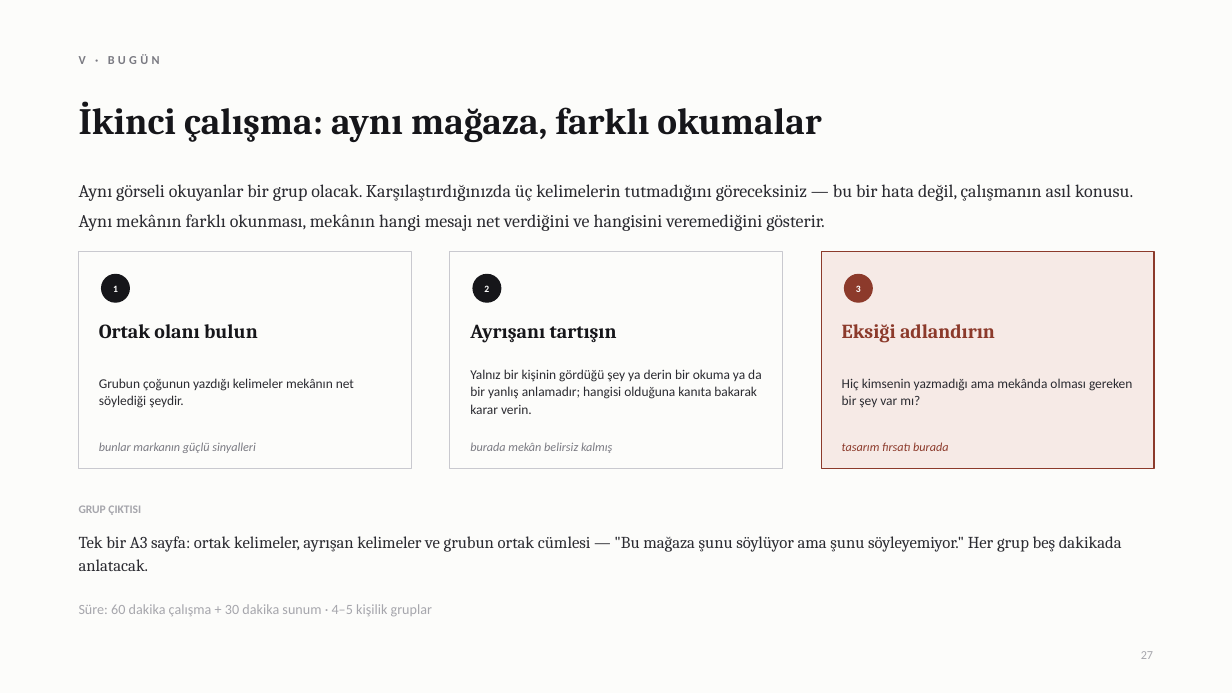
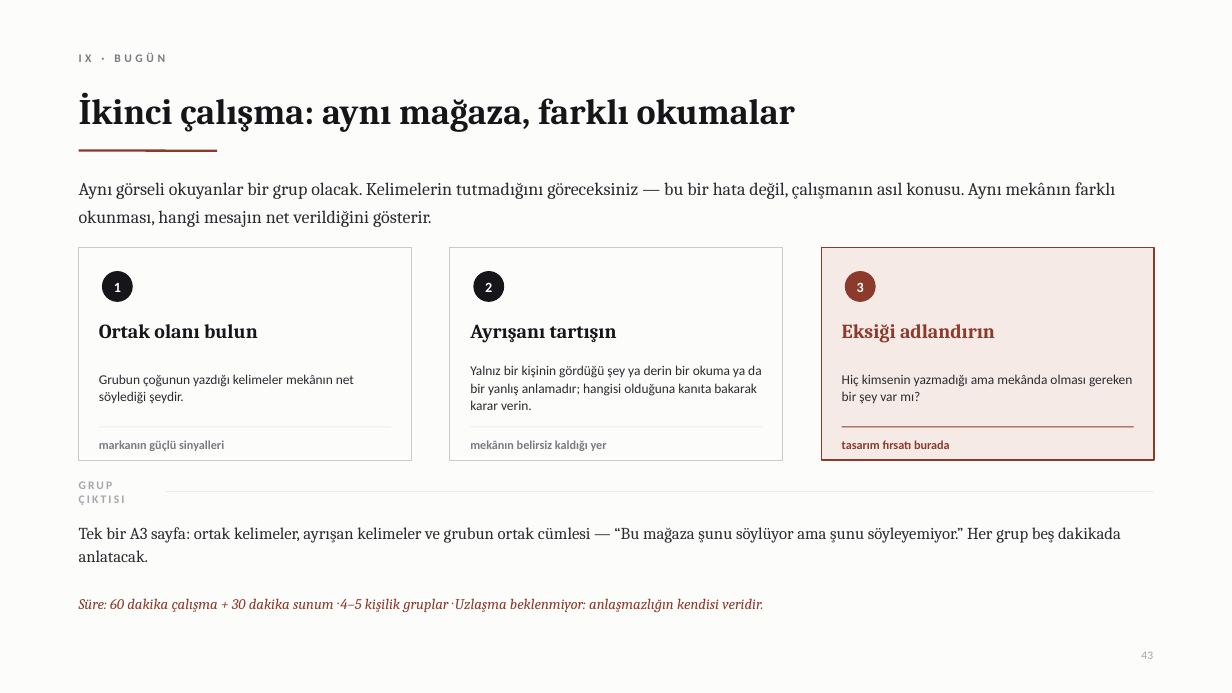
Before and after one commit to bunal91/sanat-ve-mekan, a slide deck: slide 44 of magaza-tasarimi-dersi/Gun1-Marka-Anahtari-ve-Musteri-Deneyimi.pptx (slide 28 before the commit). Drawn at 1232x693 pixels with LibreOffice and Linux fonts; fonts in the diff are those of the drawing. Boxes give left, top, right and bottom in pixels: in the first picture for what was removed or moved away, otherwise in the second. Text is boxed around its words. In the diff, an @@ line names an element or a change of style, - is before the commit and + after.

```diff
--- a/magaza-tasarimi-dersi/Gun1-Marka-Anahtari-ve-Musteri-Deneyimi.pptx
+++ b/magaza-tasarimi-dersi/Gun1-Marka-Anahtari-ve-Musteri-Deneyimi.pptx
@@ text at [79, 53, 165, 62]: text changed; size 9.5 to 9 pt @@
-V · BUGÜN
+IX · BUGÜN
@@ text "İkinci çalışma: aynı mağaza, farklı ..." at [79, 92, 795, 132]: size 29 to 28 pt; line spacing 34pt to 33pt @@
@@ line added from (79, 151) to (217, 151), #8C3A2B 1.75 pt @@
@@ text at [79, 182, 1115, 227]: text changed @@
-Aynı görseli okuyanlar bir grup olacak. Karşılaştırdığınızda üç kelimelerin tutmadığını göreceksiniz — bu bir hata değil, çalışmanın asıl konusu. Aynı mekânın farklı okunması, mekânın hangi mesajı net verdiğini ve hangisini veremediğini gösterir.
+Aynı görseli okuyanlar bir grup olacak. Kelimelerin tutmadığını göreceksiniz — bu bir hata değil, çalışmanın asıl konusu. Aynı mekânın farklı okunması, hangi mesajın net verildiğini gösterir.
@@ rectangle: place and size @@
-rectangle at [79, 251, 411, 469]
+rectangle at [79, 248, 411, 460]
@@ rectangle: place and size @@
-rectangle at [450, 251, 783, 469]
+rectangle at [450, 248, 783, 460]
@@ rectangle: place and size @@
-rectangle at [822, 251, 1154, 469]
+rectangle at [822, 248, 1154, 460]
@@ size 7.5 to 11 pt in 3 elements at [857, 282, 864, 292], [114, 283, 121, 292], [485, 282, 492, 292] @@
@@ text "Grubun çoğunun yazdığı kelimeler mekânın ...": place and size @@
-text "Grubun çoğunun yazdığı kelimeler mekânın ..." at [99, 378, 354, 408]
+text "Grubun çoğunun yazdığı kelimeler mekânın ..." at [99, 374, 354, 404]
@@ text "Yalnız bir kişinin gördüğü şey ...": place and size @@
-text "Yalnız bir kişinin gördüğü şey ..." at [470, 369, 761, 414]
+text "Yalnız bir kişinin gördüğü şey ..." at [470, 365, 761, 410]
@@ text "Hiç kimsenin yazmadığı ama mekânda ...": place and size @@
-text "Hiç kimsenin yazmadığı ama mekânda ..." at [842, 378, 1132, 408]
+text "Hiç kimsenin yazmadığı ama mekânda ..." at [842, 374, 1132, 404]
@@ text at [99, 440, 224, 451]: text changed; bold on; italic off @@
-bunlar markanın güçlü sinyalleri
+markanın güçlü sinyalleri
@@ text at [470, 440, 607, 451]: text changed; bold on; italic off @@
-burada mekân belirsiz kalmış
+mekânın belirsiz kaldığı yer
@@ text "tasarım fırsatı burada" at [842, 440, 950, 449]: bold on, italic off @@
@@ line added from (842, 427) to (1134, 427), #8C3A2B 0.75 pt @@
@@ text "GRUP ÇIKTISI": place and size @@
-text "GRUP ÇIKTISI" at [79, 505, 141, 515]
+text "GRUP ÇIKTISI" at [79, 481, 125, 505]
@@ text "GRUP ÇIKTISI" at [79, 481, 125, 505]: letter spacing 0 to 1.7 pt; line spacing 12pt to 1 @@
@@ line added from (165, 492) to (1153, 492), #EDEDF0 0.75 pt @@
@@ text at [79, 527, 1121, 562]: text changed @@
-Tek bir A3 sayfa: ortak kelimeler, ayrışan kelimeler ve grubun ortak cümlesi — "Bu mağaza şunu söylüyor ama şunu söyleyemiyor." Her grup beş dakikada anlatacak.
+Tek bir A3 sayfa: ortak kelimeler, ayrışan kelimeler ve grubun ortak cümlesi — “Bu mağaza şunu söylüyor ama şunu söyleyemiyor.” Her grup beş dakikada anlatacak.
@@ text at [79, 598, 763, 613]: text changed; size 11 to 11.5 pt; font Calibri to Cambria; text colour #A6A6AC to #8C3A2B; italic on @@
-Süre: 60 dakika çalışma + 30 dakika sunum · 4–5 kişilik gruplar
+Süre: 60 dakika çalışma + 30 dakika sunum · 4–5 kişilik gruplar · Uzlaşma beklenmiyor: anlaşmazlığın kendisi veridir.
@@ text at [1141, 652, 1153, 659]: text changed; size 9.5 to 9 pt @@
-27
+43
```
Also in this commit, not shown: 16 other slides changed, 32 slides added, 16 slides removed, 1 other file.
